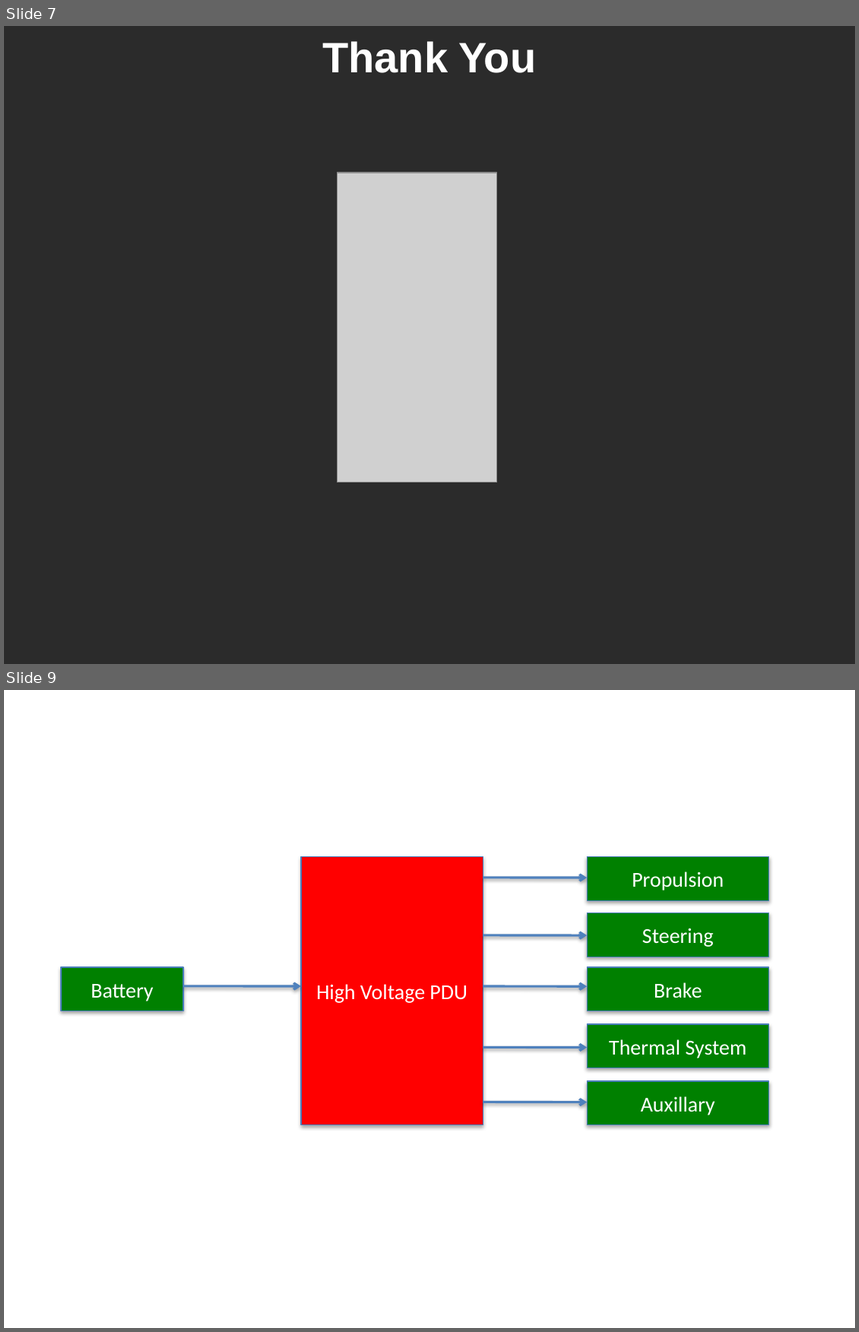
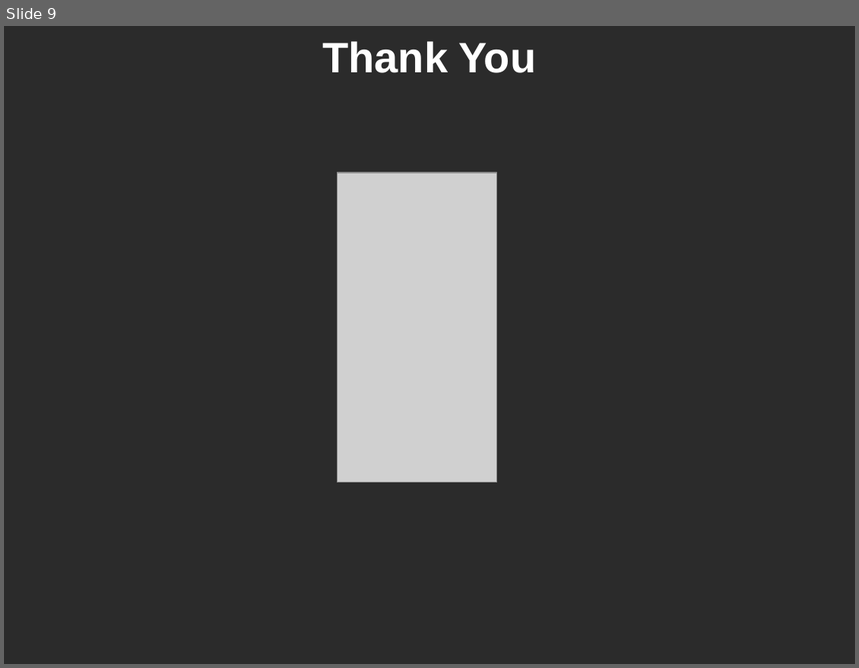
Before and after one commit to ominux/ece532, a slide deck: project/april_11/john.pptx. Shown one above the other, each under a label of ours: slides 7 and 9 before the commit, slide 9 after it; the slides between them are not shown. The pictures are 859x1332 and 859x668 pixels, drawn with LibreOffice and Linux fonts; fonts in the diff are those of the drawing; grey boxes stand for pictures; background and template pictures are left out; a plain dark background stands for a picture behind light text. Boxes give left, top, right and bottom in pixels: in the first picture for what was removed or moved away, otherwise in the second. Text is boxed around its words. In the diff, an @@ line names an element or a change of style, - is before the commit and + after.

```diff
--- a/project/april_11/john.pptx
+++ b/project/april_11/john.pptx
@@ slide 9 removed at [4,690,855,1328], background picture (left out) @@
@@ rectangle removed at [301,857,484,1125] @@
-High Voltage PDU
@@ rectangle removed at [587,857,769,901] @@
-Propulsion
@@ arrow removed from (484, 877) to (587, 878) @@
@@ rectangle removed at [587,913,769,957] @@
-Steering
@@ arrow removed from (484, 935) to (587, 935) @@
@@ rectangle removed at [61,967,183,1011] @@
-Battery
@@ rectangle removed at [587,967,769,1011] @@
-Brake
@@ arrow removed from (183, 986) to (301, 986) @@
@@ arrow removed from (484, 986) to (587, 986) @@
@@ rectangle removed at [587,1024,769,1068] @@
-Thermal System
@@ arrow removed from (484, 1047) to (587, 1047) @@
@@ rectangle removed at [587,1081,769,1125] @@
-Auxillary
@@ arrow removed from (484, 1102) to (587, 1102) @@
@@ what was slide 7 is now slide 9 @@
```
Also in this commit, not shown: 1 slide changed, 4 slides added, 6 other slides removed.
